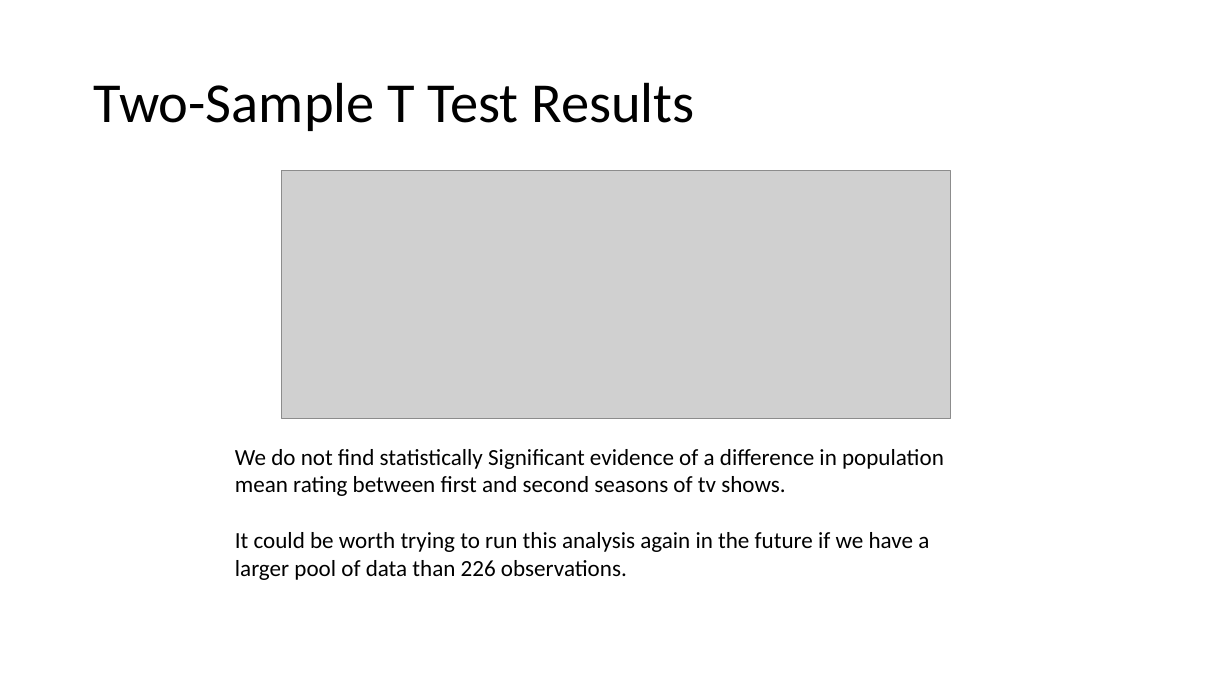
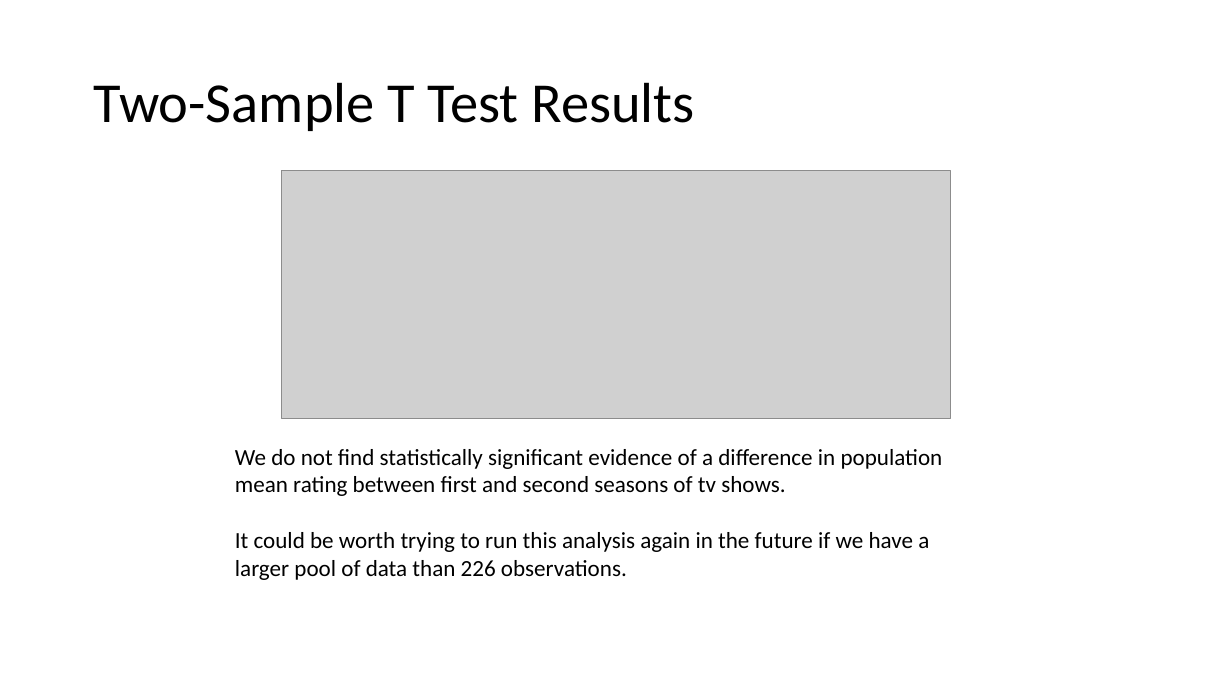
Before and after one commit to stat400-csu/project-8, a slide deck: slide 10 of Stat400_Presentation_updated.pptx. Drawn at 1232x693 pixels with LibreOffice and Linux fonts; fonts in the diff are those of the drawing; grey boxes stand for pictures. Boxes give left, top, right and bottom in pixels: in the first picture for what was removed or moved away, otherwise in the second. Text is boxed around its words. In the diff, an @@ line names an element or a change of style, - is before the commit and + after.

```diff
--- a/Stat400_Presentation_updated.pptx
+++ b/Stat400_Presentation_updated.pptx
@@ text at (235,449,943,496): text changed @@
-We do not find statistically Significant evidence of a difference in population mean rating between first and second seasons of tv shows.
+We do not find statistically significant evidence of a difference in population mean rating between first and second seasons of tv shows.
```
Also in this commit, not shown: 1 slide added, 1 slide removed.
